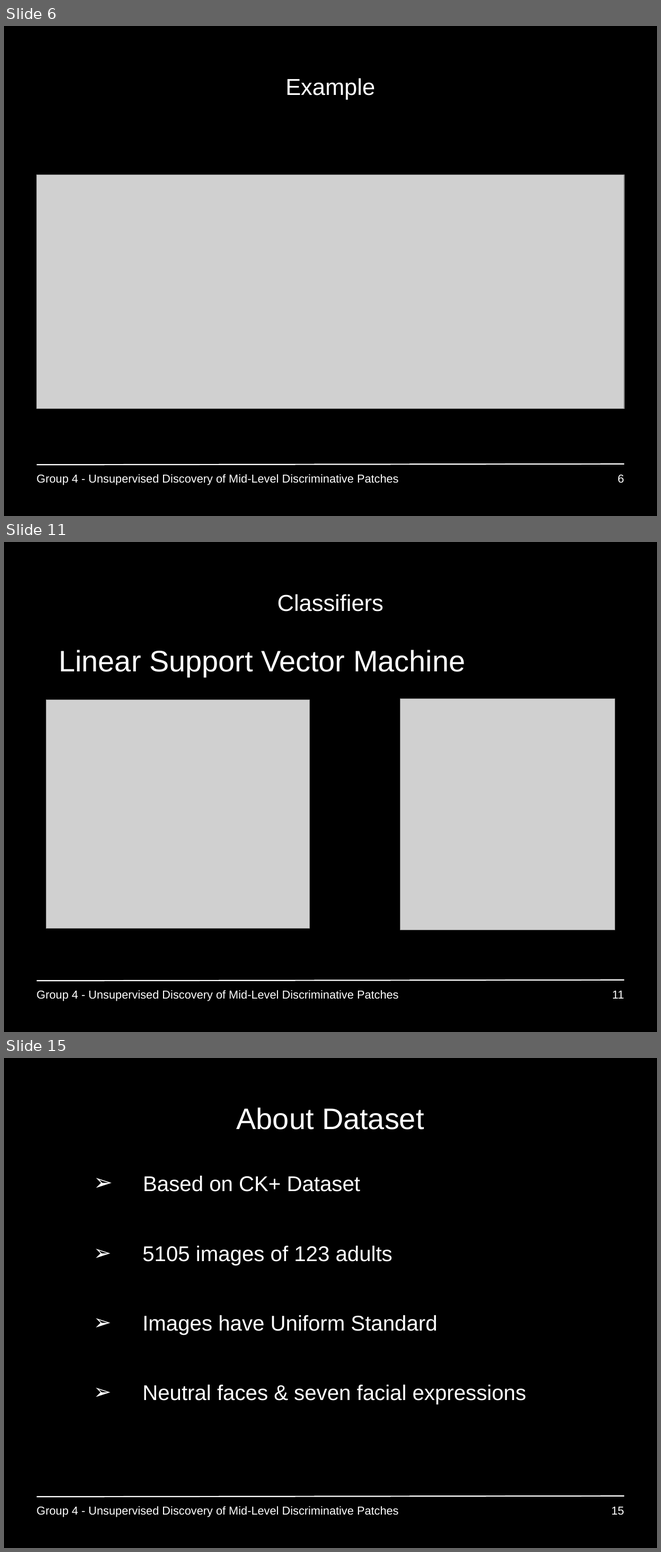
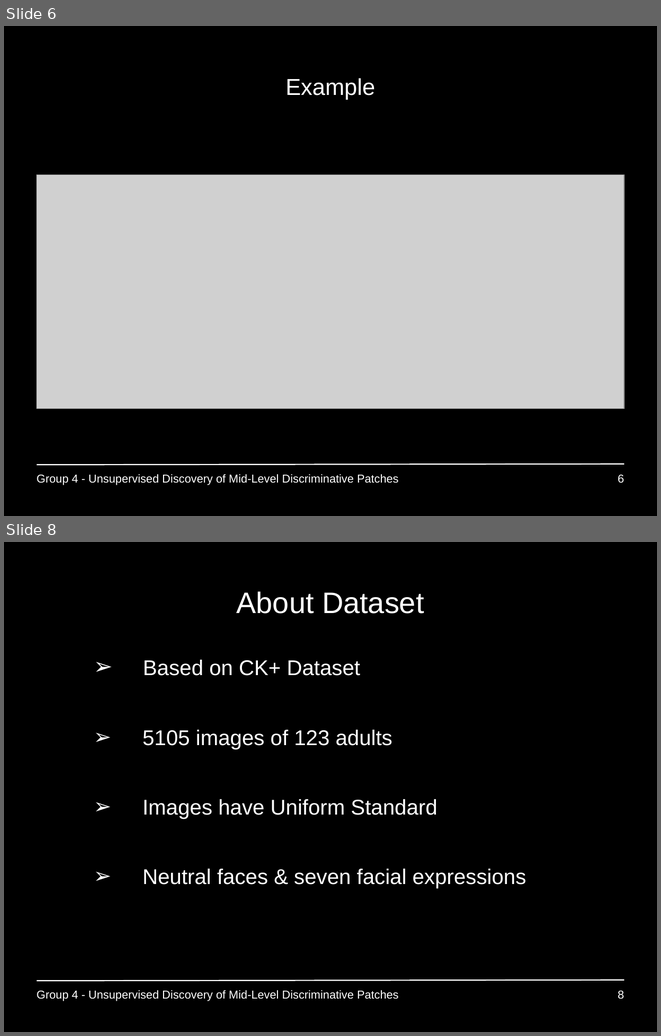
Before and after one commit to GiannisPapadopoulos/DiscriminativePatches, a slide deck: presentations/period3/MAI_Project1_Group4.ppt. Shown one above the other, each under a label of ours: slides 6, 11 and 15 before the commit, slides 6 and 8 after it; the slides between them are not shown. The pictures are 661x1552 and 661x1036 pixels, drawn with LibreOffice and Linux fonts; fonts in the diff are those of the drawing; grey boxes stand for pictures; background and template pictures are left out. Boxes give left, top, right and bottom in pixels: in the first picture for what was removed or moved away, otherwise in the second. Text is boxed around its words. In the diff, an @@ line names an element or a change of style, - is before the commit and + after.

```diff
--- a/presentations/period3/MAI_Project1_Group4.ppt
+++ b/presentations/period3/MAI_Project1_Group4.ppt
@@ slide 11 removed at box(4, 542, 657, 1032), background #000000; not listed: 1 template element that a slide beside it also shows @@
@@ title removed at box(277, 594, 383, 611) @@
-Classifiers
@@ text removed at box(59, 650, 465, 677) @@
-• Linear Support Vector Machine
@@ picture removed at box(46, 699, 310, 928) @@
@@ picture removed at box(400, 698, 615, 929) @@
@@ text removed at box(36, 990, 399, 1000) @@
-Group 4 - Unsupervised Discovery of Mid-Level Discriminative Patches
@@ page number removed at box(612, 990, 624, 998) @@
-11
@@ what was slide 15 is now slide 8 @@
@@ page number at box(618, 990, 624, 999): text changed @@
-15
+8
```
Also in this commit, not shown: 1 slide changed, 8 other slides removed.
